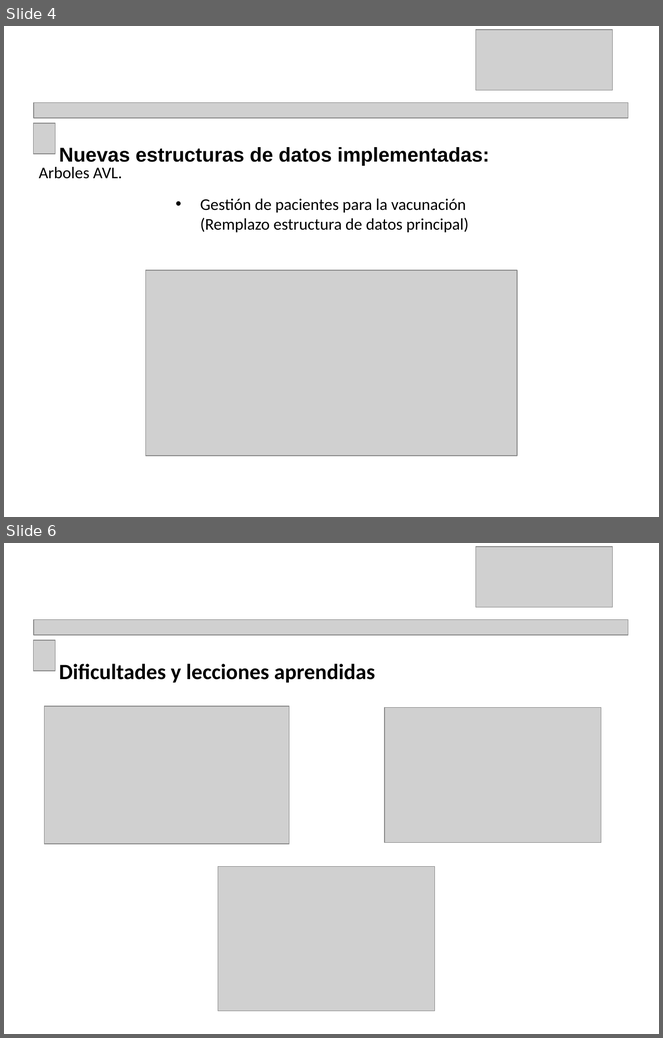
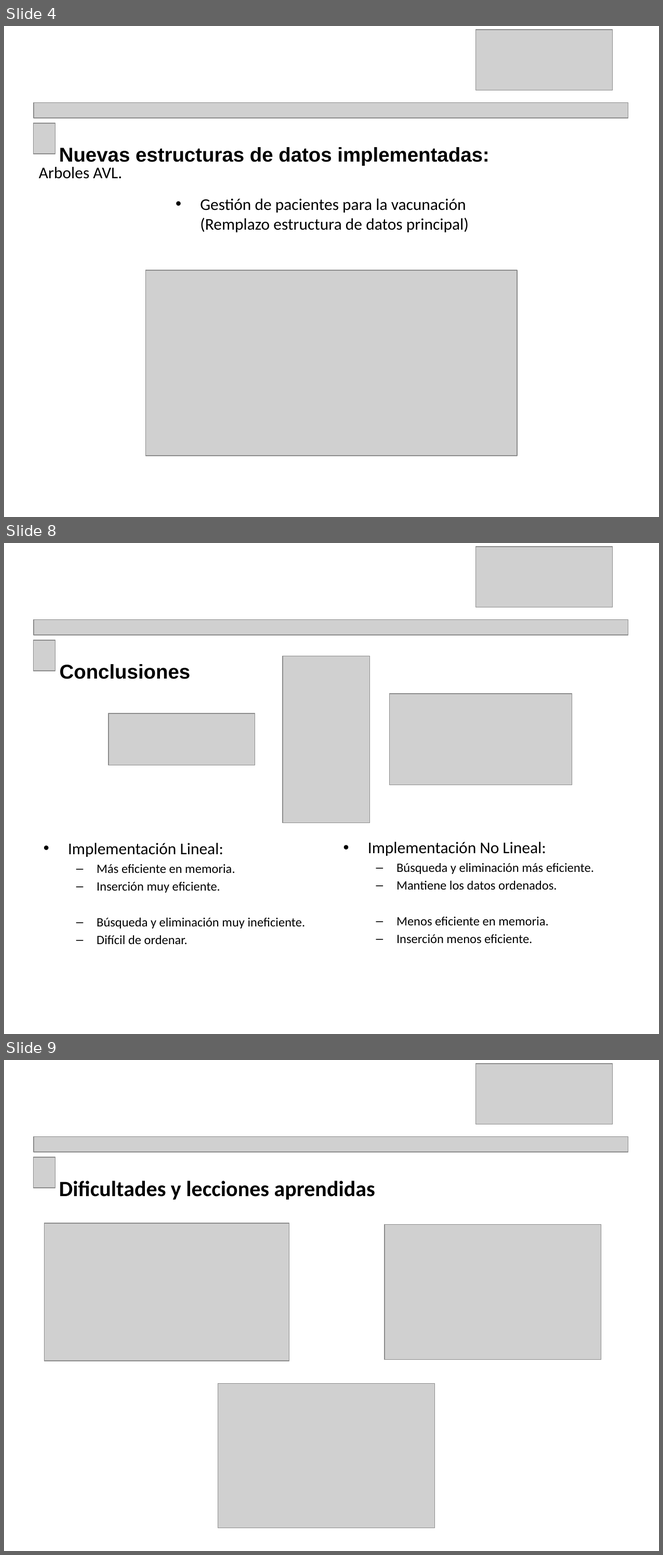
Before and after one commit to Carlixtos/GestorAsistenteVAC, a slide deck: docs/ED-Proyecto-Entrega2-presentacion-Equipo-4.pptx. Shown one above the other, each under a label of ours: slides 4 and 6 before the commit, slides 4, 8 and 9 after it; the slides between them are not shown. The pictures are 663x1038 and 663x1555 pixels, drawn with LibreOffice and Linux fonts; fonts in the diff are those of the drawing; grey boxes stand for pictures. Boxes give left, top, right and bottom in pixels: in the first picture for what was removed or moved away, otherwise in the second. Text is boxed around its words. In the diff, an @@ line names an element or a change of style, - is before the commit and + after.

```diff
--- a/docs/ED-Proyecto-Entrega2-presentacion-Equipo-4.pptx
+++ b/docs/ED-Proyecto-Entrega2-presentacion-Equipo-4.pptx
@@ slide 8 added at [4, 543, 659, 1034], background #FFFFFF @@
@@ picture added at [476, 547, 613, 607] @@
@@ picture added at [34, 619, 629, 635] @@
@@ picture added at [34, 640, 55, 671] @@
@@ text added at [60, 664, 191, 679], 22 pt, text #000000, bold @@
+Conclusiones
@@ picture added at [283, 656, 370, 823] @@
@@ picture added at [389, 694, 572, 785] @@
@@ picture added at [108, 714, 254, 765] @@
@@ text added at [68, 843, 306, 944], 14 pt, text #000000 @@
+• Implementación Lineal:
+  – Más eficiente en memoria.
+  – Inserción muy eficiente.
+  – Búsqueda y eliminación muy ineficiente.
+  – Difícil de ordenar.
@@ text added at [368, 842, 594, 944], 14 pt, text #000000 @@
+• Implementación No Lineal:
+  – Búsqueda y eliminación más eficiente.
+  – Mantiene los datos ordenados.
+  – Menos eficiente en memoria.
+  – Inserción menos eficiente.
@@ what was slide 6 is now slide 9 @@
```
Also in this commit, not shown: 3 other slides added, 1 slide removed, 2 other files.
